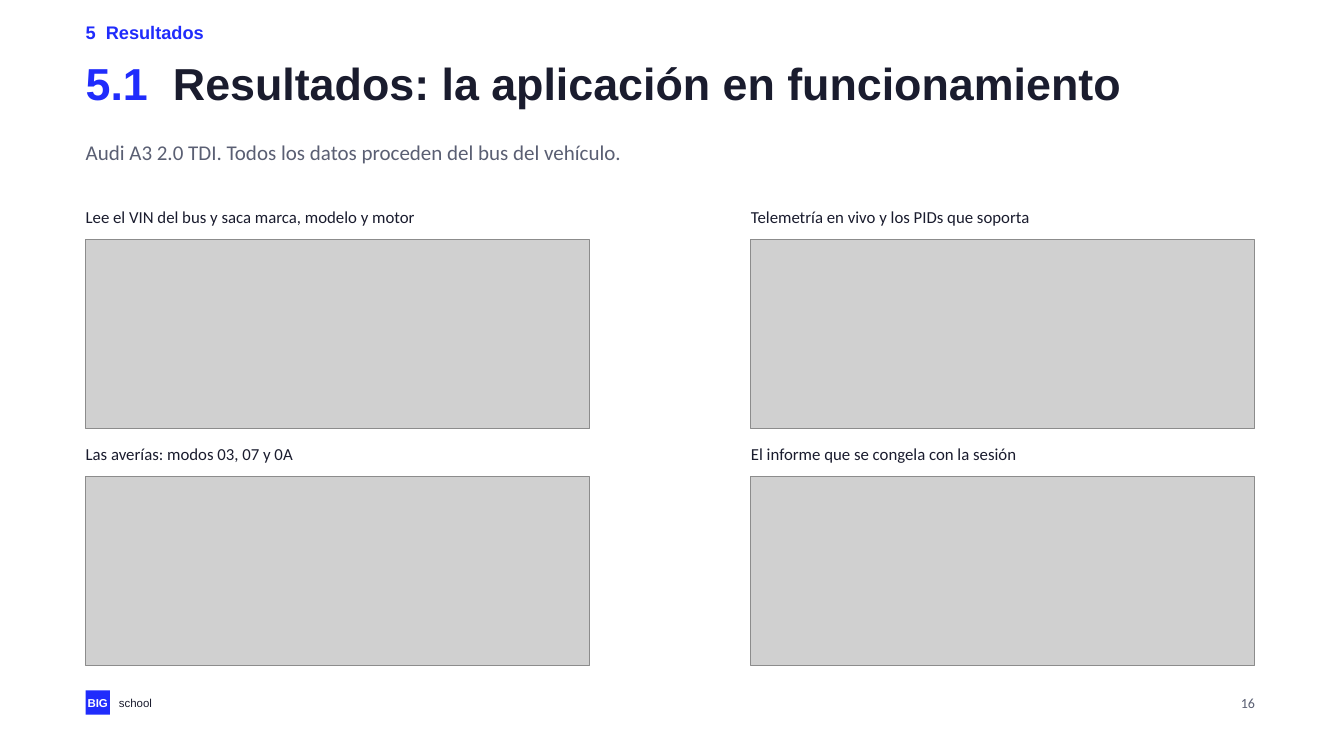
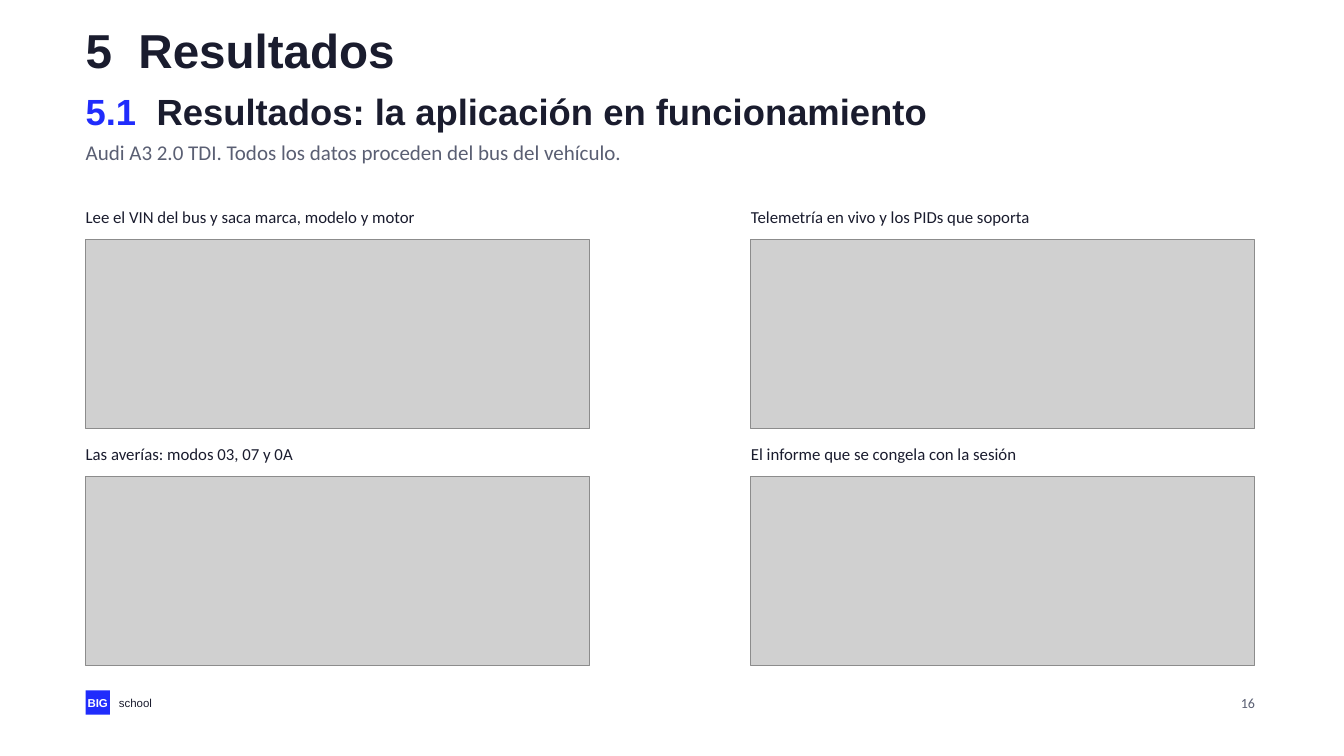
Before and after one commit to NovilloQuinta/intelligent-automotive-diagnostics, a slide deck: slide 16 of docs/presentacion/tfm-intelligent-automotive-diagnostics.pptx. Drawn at 1344x756 pixels with LibreOffice and Linux fonts; fonts in the diff are those of the drawing; grey boxes stand for pictures. Boxes give left, top, right and bottom in pixels: in the first picture for what was removed or moved away, otherwise in the second. Text is boxed around its words. In the diff, an @@ line names an element or a change of style, - is before the commit and + after.

```diff
--- a/docs/presentacion/tfm-intelligent-automotive-diagnostics.pptx
+++ b/docs/presentacion/tfm-intelligent-automotive-diagnostics.pptx
@@ text "5 Resultados" at (86,33,394,69): size 13 to 34 pt, text colour #202CFC to #1A1C2E @@
@@ text "5.1 Resultados: la aplicación en ...": place and size @@
-text "5.1 Resultados: la aplicación en ..." at (86,67,1120,109)
+text "5.1 Resultados: la aplicación en ..." at (86,98,927,132)
@@ text "5.1 Resultados: la aplicación en ..." at (86,98,927,132): size 32 to 26 pt @@
```
Also in this commit, not shown: 17 other slides changed, 3 other files.
